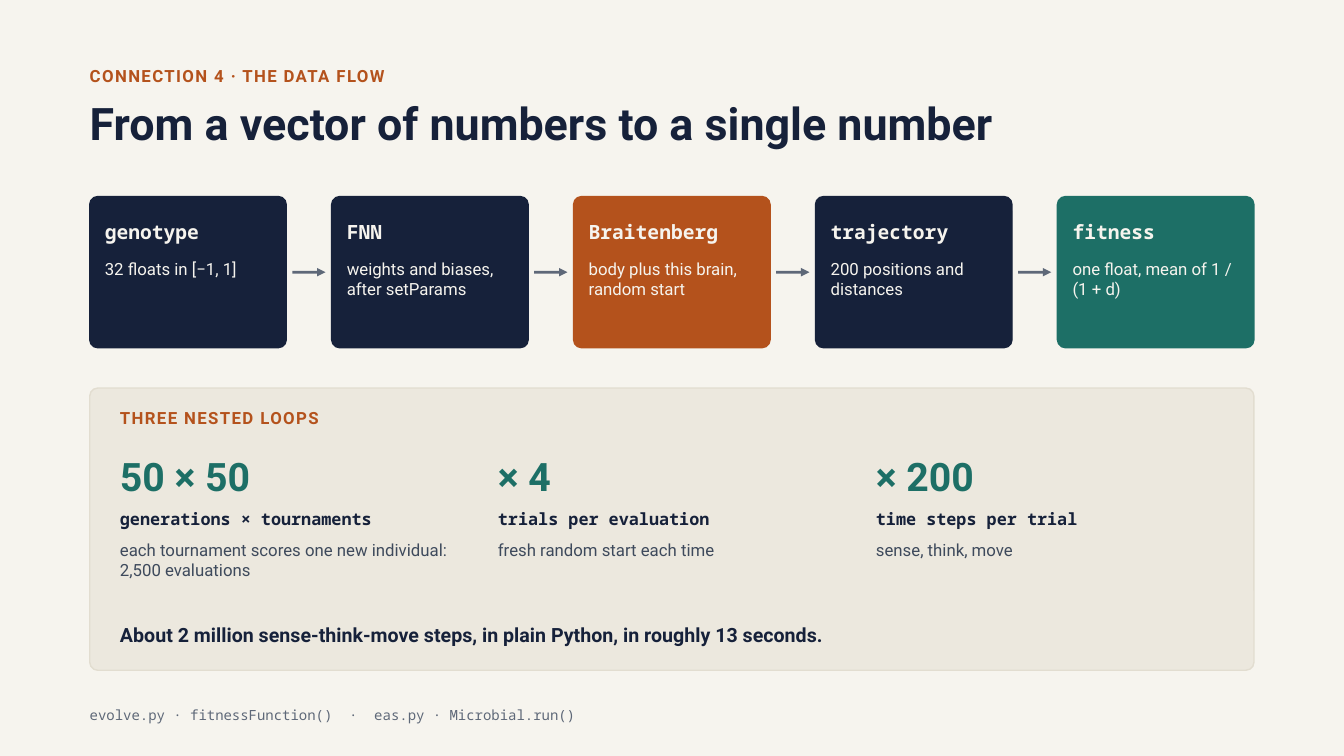
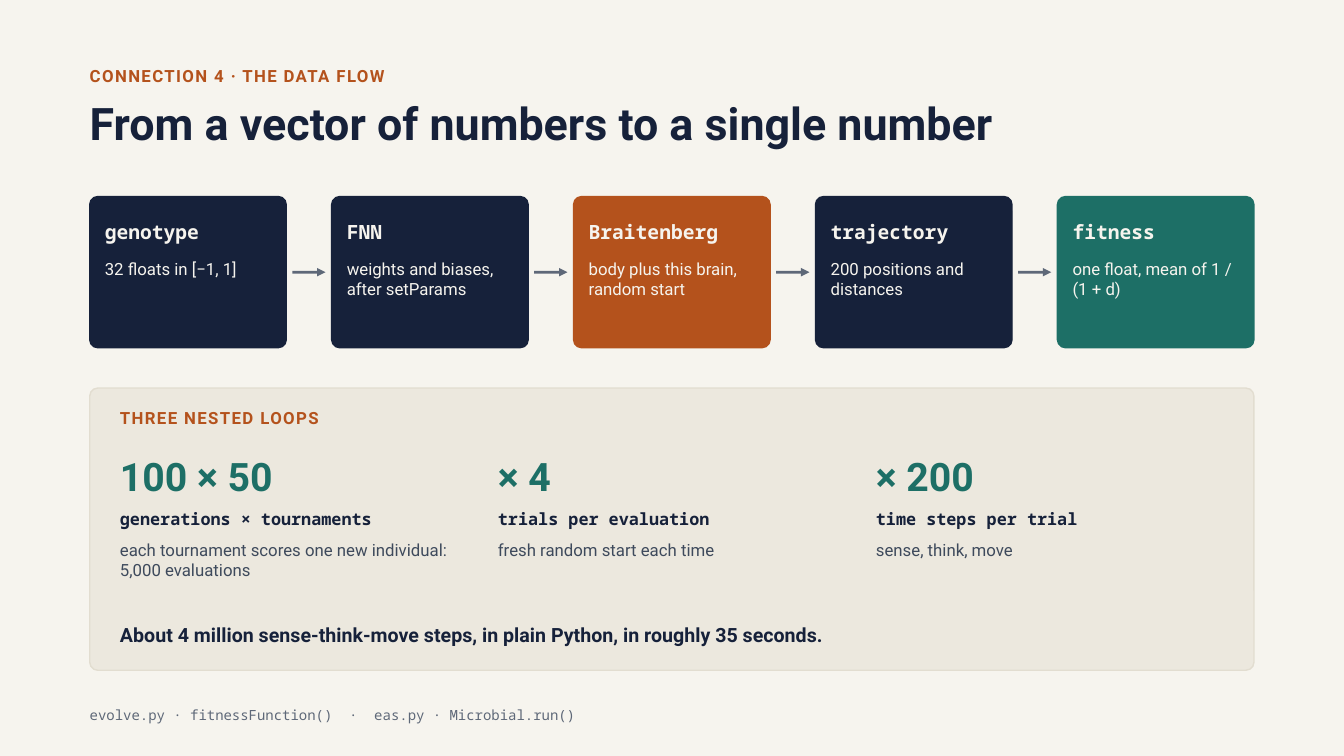
Before and after one commit to edizquierdo/ECE497_Fall2026, a slide deck: slide 11 of PythonBasics/Unit4/L4 Demos.pptx. Drawn at 1344x756 pixels with LibreOffice and Linux fonts; fonts in the diff are those of the drawing. Boxes give left, top, right and bottom in pixels: in the first picture for what was removed or moved away, otherwise in the second. Text is boxed around its words. In the diff, an @@ line names an element or a change of style, - is before the commit and + after.

```diff
--- a/PythonBasics/Unit4/L4 Demos.pptx
+++ b/PythonBasics/Unit4/L4 Demos.pptx
@@ text at box(120, 462, 273, 492): text changed @@
-50 × 50
+100 × 50
@@ text at box(120, 543, 447, 578): text changed @@
-each tournament scores one new individual: 2,500 evaluations
+each tournament scores one new individual: 5,000 evaluations
@@ text at box(120, 627, 823, 646): text changed @@
-About 2 million sense-think-move steps, in plain Python, in roughly 13 seconds.
+About 4 million sense-think-move steps, in plain Python, in roughly 35 seconds.
```
Also in this commit, not shown: 8 other slides changed, 5 other files.
